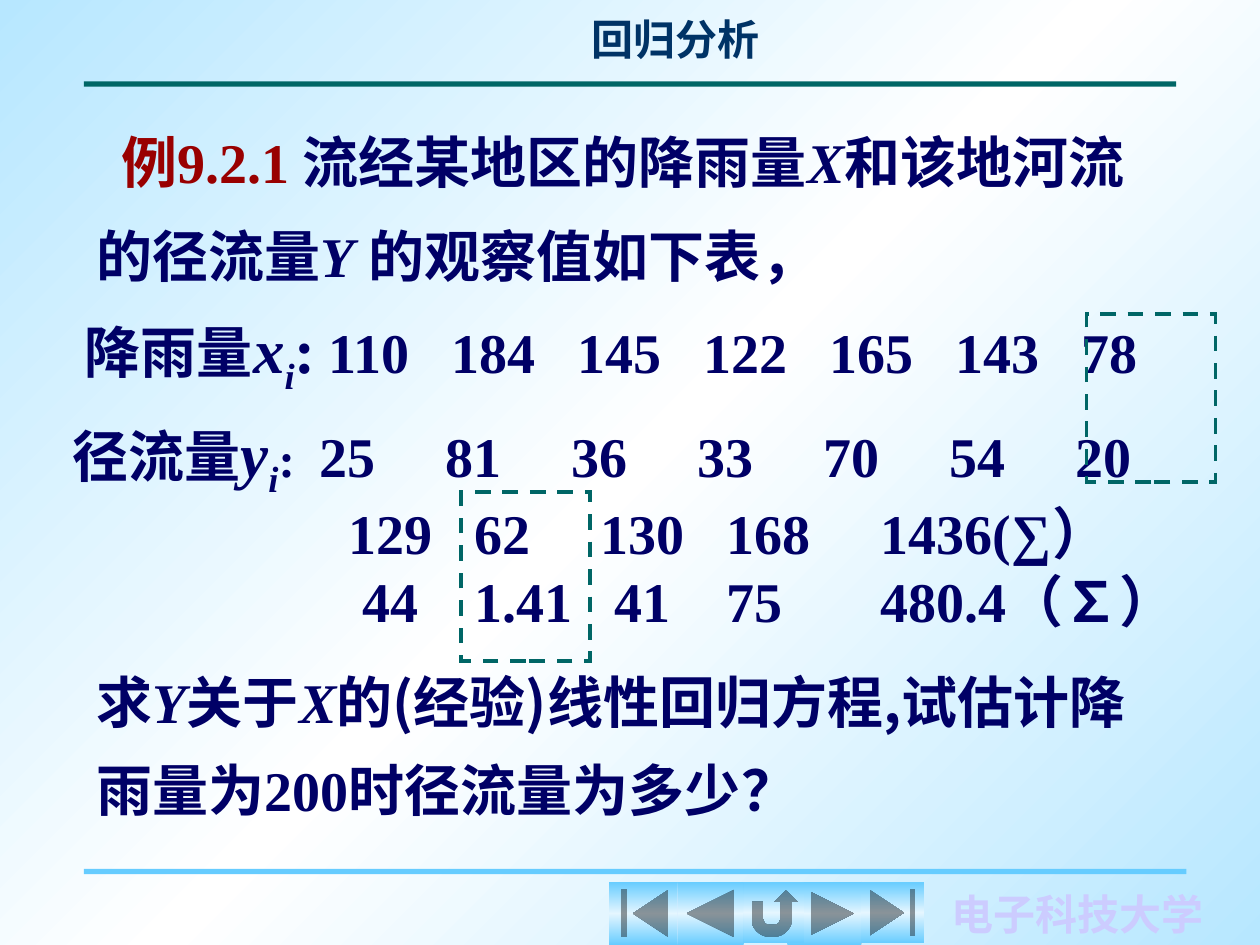
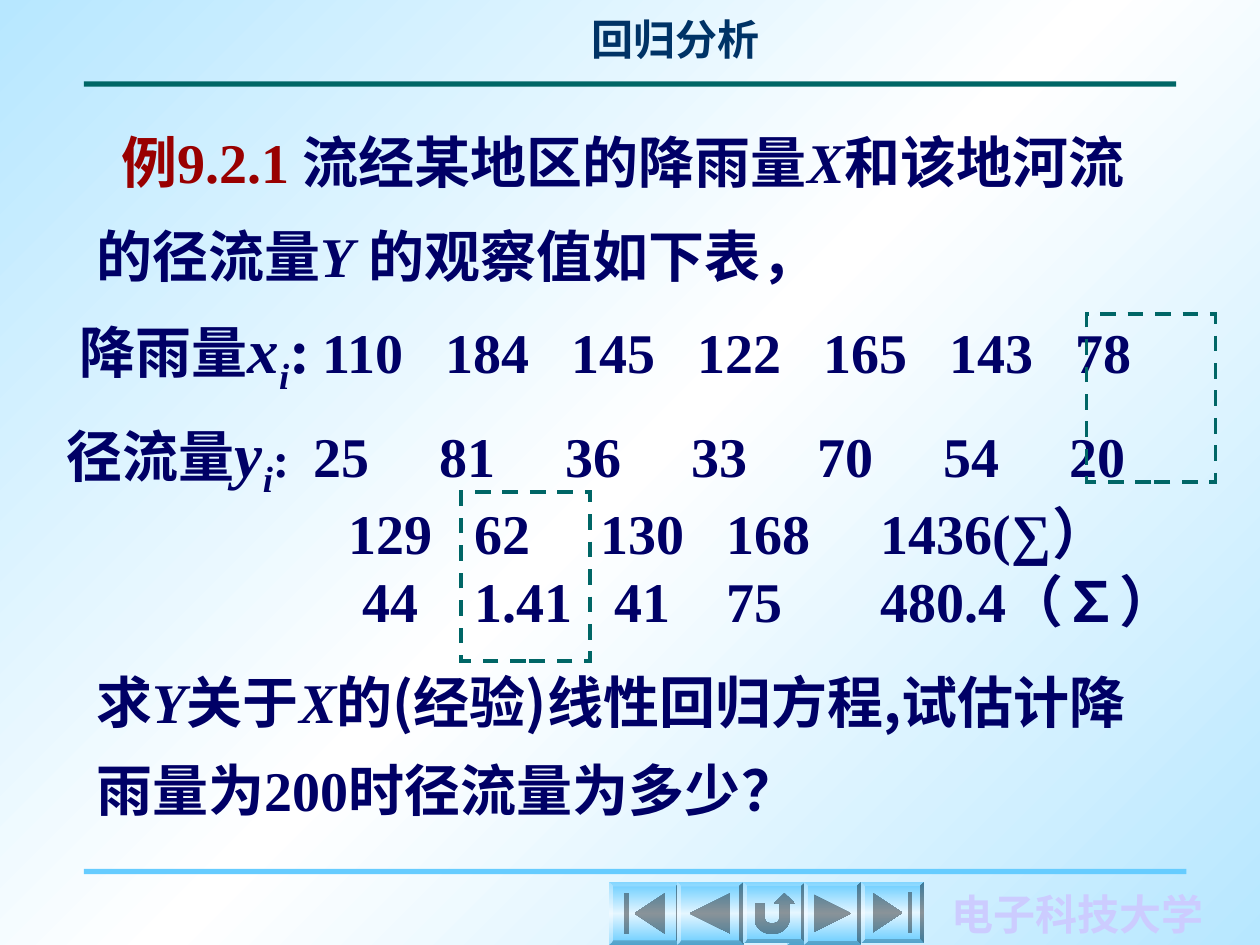
Before and after one commit to RNCHEN/rebuild-2022, a slide deck: slide 14 of possibilities/概率论/Chapter 9/C9_2-1.PPT. Drawn at 1260x945 pixels with LibreOffice and Linux fonts; fonts in the diff are those of the drawing. Boxes give left, top, right and bottom in pixels: in the first picture for what was removed or moved away, otherwise in the second. Text is boxed around its words. In the diff, an @@ line names an element or a change of style, - is before the commit and + after.

```diff
--- a/possibilities/概率论/Chapter 9/C9_2-1.PPT
+++ b/possibilities/概率论/Chapter 9/C9_2-1.PPT
@@ text "降雨量xi: 110 184 145 122 ...": place and size @@
-text "降雨量xi: 110 184 145 122 ..." at <box>72,325,1137,491</box>
+text "降雨量xi: 110 184 145 122 ..." at <box>67,325,1131,491</box>
@@ outline redrawn in 6 elements at <box>788,882,861,945</box>, <box>609,882,680,945</box>, <box>677,882,743,945</box>, <box>743,882,805,944</box>, <box>804,882,861,945</box>, <box>861,882,924,944</box> @@
```
Also in this commit, not shown: 36 other slides changed, 7 other files.
